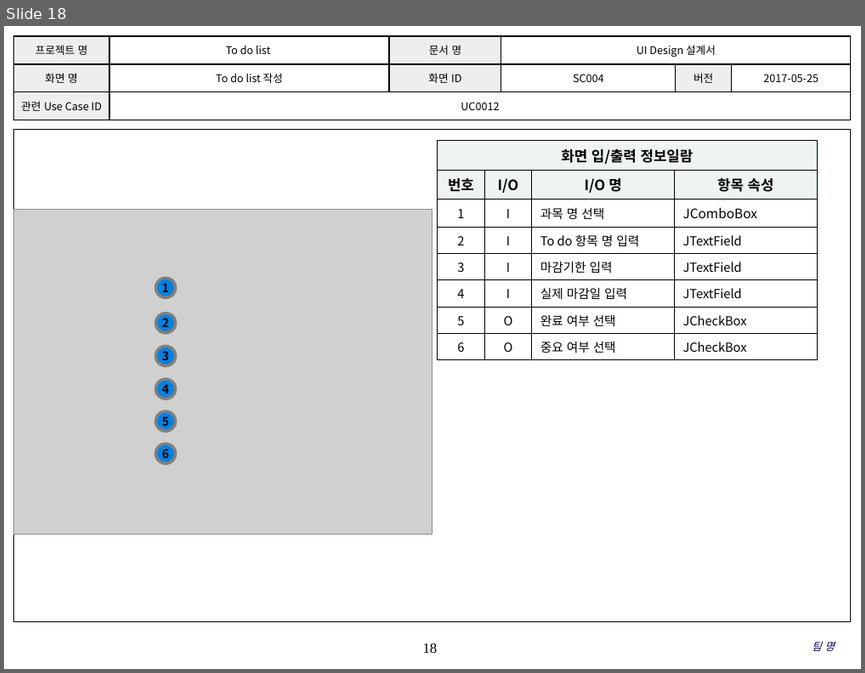
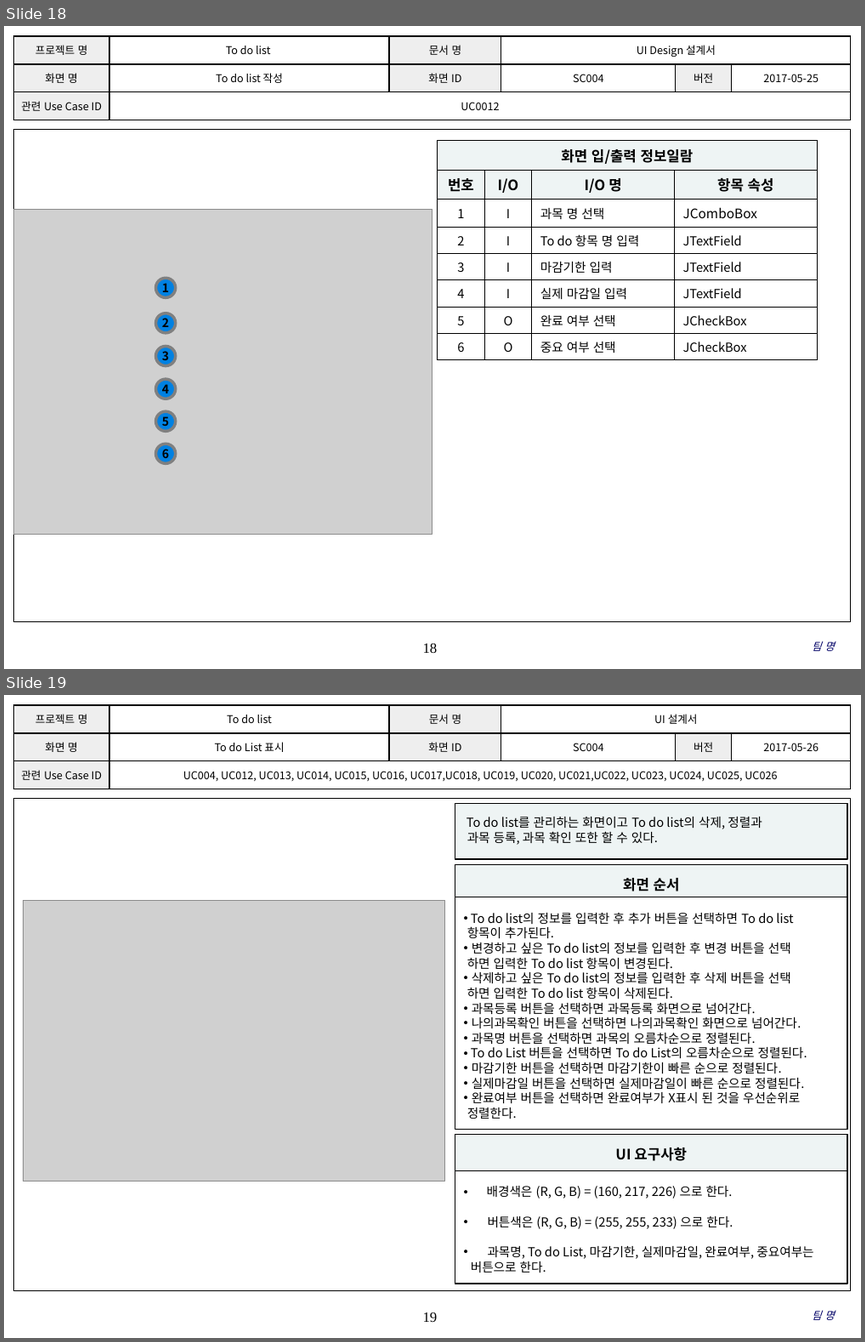
Before and after one commit to SE-admin/SE2017_6_blossom, a slide deck: doc/3_ 설계서/UI Design_6_blossom.pptx. Shown one above the other, each under a label of ours: slide 18 before the commit, slides 18 and 19 after it. The pictures are 865x673 and 865x1342 pixels, drawn with LibreOffice and Linux fonts; fonts in the diff are those of the drawing; grey boxes stand for pictures; background and template pictures are left out. Boxes give left, top, right and bottom in pixels: in the first picture for what was removed or moved away, otherwise in the second. Text is boxed around its words. In the diff, an @@ line names an element or a change of style, - is before the commit and + after.

Commit message:
2017-05-06	Ver 1.1.5	To do list 표시, 나의과목확인	박다빈

```diff
--- a/doc/3_ 설계서/UI Design_6_blossom.pptx
+++ b/doc/3_ 설계서/UI Design_6_blossom.pptx
@@ slide 19 added at (4,695,861,1338), background #FFFFFF; not listed: 2 template elements that a slide beside it also shows @@
@@ table added at (13,705,850,789), 3 rows, 6 columns @@
+프로젝트 명 | To do list | 문서 명 | UI 설계서 |  | 
+화면 명 | To do List 표시 | 화면 ID | SC004 | 버전 | 2017-05-26
+관련 Use Case ID | UC004, UC012, UC013, UC014, UC015, UC016, UC017,UC018, UC019, UC020, UC021,UC022, UC023, UC024, UC025, UC026 |  |  |  | 
@@ rectangle added at (455,803,848,859), fill #EEF4F4, outline #000000 1 pt, 10.5 pt, text #000000 @@
+To do list를 관리하는 화면이고 To do list의 삭제, 정렬과
+과목 등록, 과목 확인 또한 할 수 있다.
@@ rectangle added at (455,865,848,897), fill #EEF4F4, outline #000000 1 pt, 12 pt, text #000000, bold @@
+화면 순서
@@ rectangle added at (455,897,848,1129), fill #FFFFFF, outline #000000 1 pt, 10.5 pt, text #000000 @@
+• To do list의 정보를 입력한 후 추가 버튼을 선택하면 To do list
+항목이 추가된다.
+• 변경하고 싶은 To do list의 정보를 입력한 후 변경 버튼을 선택
+하면 입력한 To do list 항목이 변경된다.
+• 삭제하고 싶은 To do list의 정보를 입력한 후 삭제 버튼을 선택
+하면 입력한 To do list 항목이 삭제된다.
+• 과목등록 버튼을 선택하면 과목등록 화면으로 넘어간다.
+• 나의과목확인 버튼을 선택하면 나의과목확인 화면으로 넘어간다.
+• 과목명 버튼을 선택하면 과목의 오름차순으로 정렬된다.
+• To do List 버튼을 선택하면 To do List의 오름차순으로 정렬된다.
+• 마감기한 버튼을 선택하면 마감기한이 빠른 순으로 정렬된다.
+• 실제마감일 버튼을 선택하면 실제마감일이 빠른 순으로 정렬된다.
+• 완료여부 버튼을 선택하면 완료여부가 X표시 된 것을 우선순위로
+정렬한다.
@@ picture added at (23,900,445,1181) @@
@@ rectangle added at (455,1134,848,1170), fill #EEF4F4, outline #000000 1 pt, 12 pt, text #000000, bold @@
+UI 요구사항
@@ rectangle added at (455,1170,848,1283), fill #FFFFFF, outline #000000 1 pt, 10.5 pt, text #000000 @@
+• 배경색은 (R, G, B) = (160, 217, 226) 으로 한다.
+• 버튼색은 (R, G, B) = (255, 255, 233) 으로 한다.
+• 과목명, To do List, 마감기한, 실제마감일, 완료여부, 중요여부는
+버튼으로 한다.
@@ text added at (812,1310,834,1320), 9 pt, text #000066, italic @@
+팀 명
```
Also in this commit, not shown: 1 slide changed, 4 other slides added.
